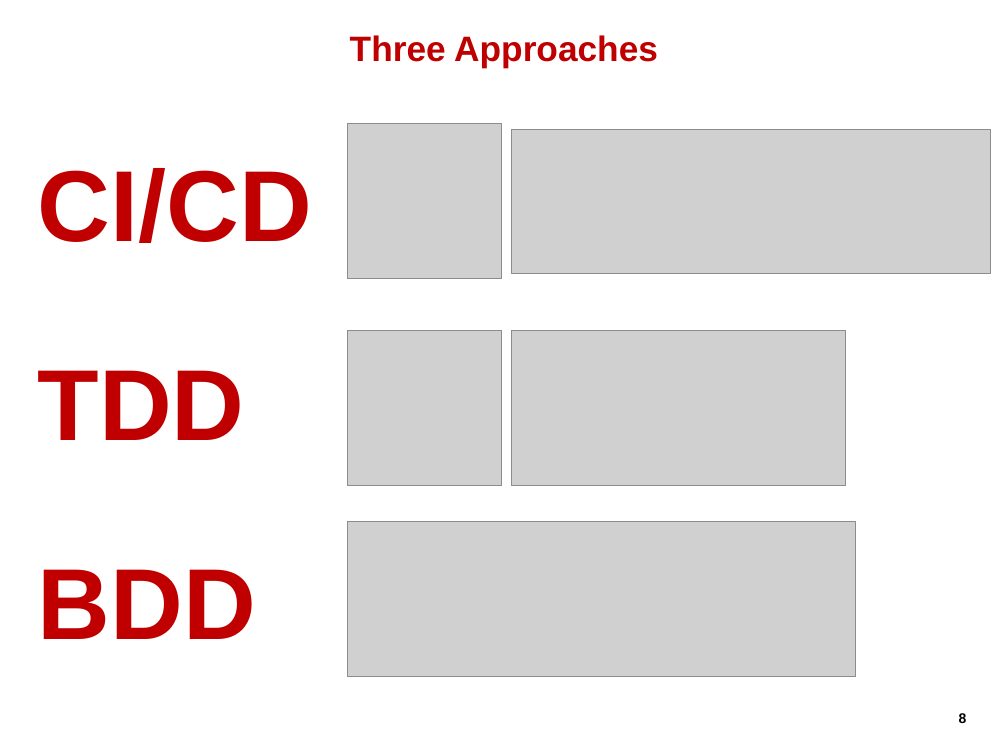
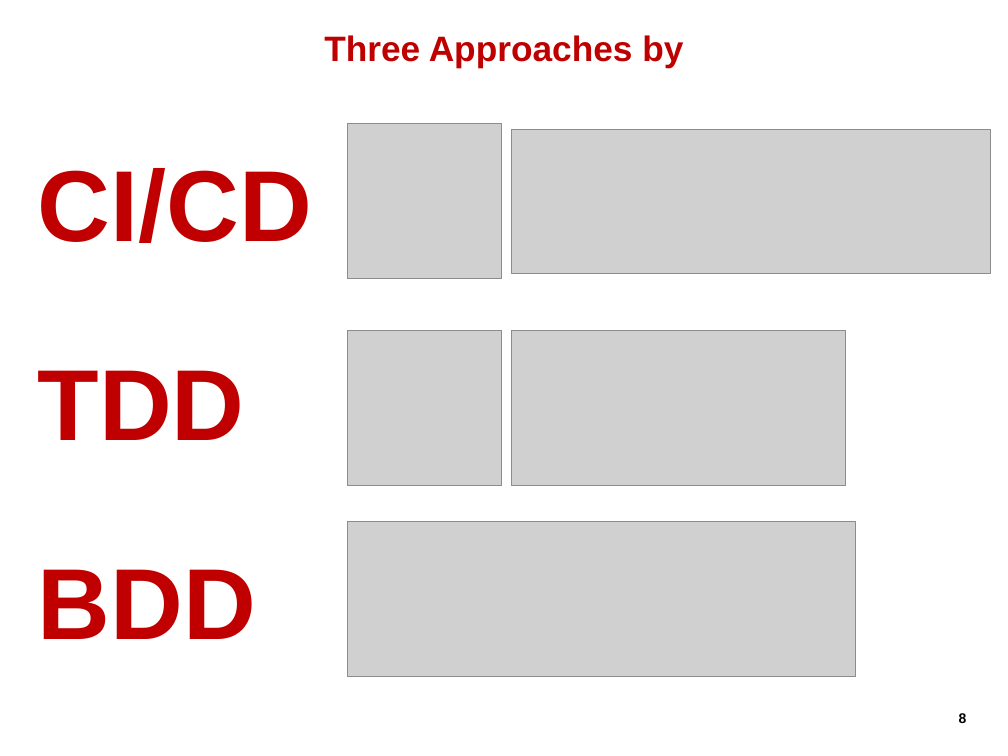
Before and after one commit to hageyahhoo/agile2014, a slide deck: slide 8 of presentations/TechnologyDrivenDevelopment.pptx. Drawn at 1008x756 pixels with LibreOffice and Linux fonts; fonts in the diff are those of the drawing; grey boxes stand for pictures; background and template pictures are left out. Boxes give left, top, right and bottom in pixels: in the first picture for what was removed or moved away, otherwise in the second. Text is boxed around its words. In the diff, an @@ line names an element or a change of style, - is before the commit and + after.

```diff
--- a/presentations/TechnologyDrivenDevelopment.pptx
+++ b/presentations/TechnologyDrivenDevelopment.pptx
@@ title at box(324, 35, 683, 68): text changed @@
-Three Approaches
+Three Approaches by
```
Also in this commit, not shown: 1 other slide changed, 6 slides added, 3 slides removed.
